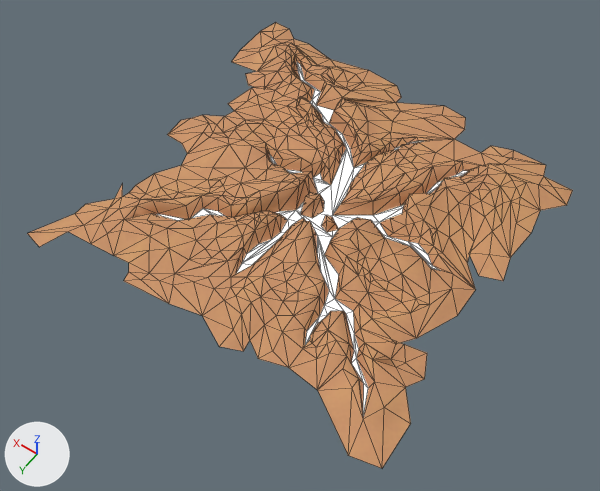
Renders of the glTF model startup/pkg/vaststars.resources/glb/terrain/ground-iron-ore.glb from each side of a commit.
Camera for both pictures: a 50 mm lens placed at (-53.2, 79.3, 108.6), pointed at (-2.2, 8.0, -3.5). The lights are fixed; the arrows at lower left show +X, +Y and +Z. Mesh edges are drawn as thin lines. Vertices at the same position are counted once.

Objects in the first picture: 'Plane', 'tie'.
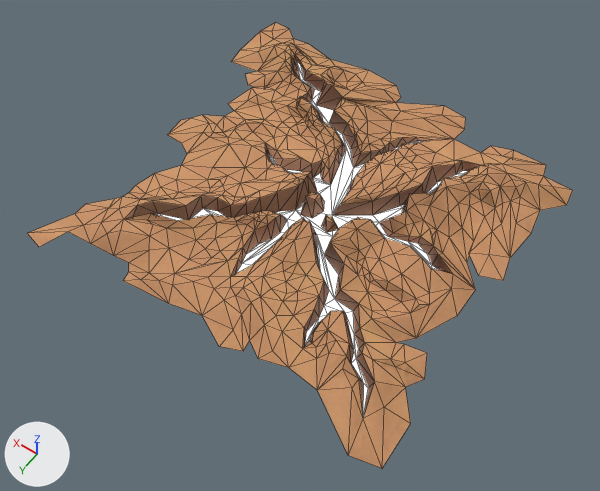
Location of each change, (x1, y1, x2, y2) in pixels of the pictures (600 x 491 px; the box of a moved part takes in the faces that stretch with it):
'Plane', surface changed, reshaped (orange to brown)
    both: (27, 23, 573, 468)
part 1 of me_plane, moved or reshaped
    both: (291, 55, 295, 70)
part 2 of me_plane, cut back
    both: (360, 319, 416, 360)
part 3 of me_plane, moved or reshaped
    both: (300, 195, 327, 231)
part 4 of me_plane, deleted
    before: (115, 183, 123, 199)
part 5 of me_plane, surface changed (orange to brown)
    both: (43, 23, 573, 466)

The change, as a list of edits to the scene's bpy script:
```text
Add img_iron_color:
    img_iron_color = load_image('iron_color', '_unpacked/iron_color', 512, 512, 'sRGB')
Add img_untitled:
    img_untitled = load_image('Untitled', '_unpacked/Untitled', 512, 512, 'Non-Color')
Change mat_material_004:
    remove n2 = _N.new('ShaderNodeMath'); n2.name = 'Math'
    remove n2.operation = 'SUBTRACT'
    remove n2.inputs[0].default_value = 1.0  # 'Value'
    remove n3 = _N.new('ShaderNodeMath'); n3.name = 'Math.001'
    remove n3.operation = 'LESS_THAN'
    where n4 = _N.new('ShaderNodeTexImage'); n4.name = 'Image Texture'
    n4.image: img_wavy_sand_albedo3 -> img_iron_color
    where n6 = _N.new('ShaderNodeTexImage'); n6.name = 'Image Texture.001'
    n6.image: img_wavy_sand_normal_ogl -> img_untitled
    where n0 = _N.new('ShaderNodeBsdfPrincipled'); n0.name = 'Principled BSDF'
    remove _L.new(n2.outputs[0], n0.inputs[4])  # 'Value' to 'Alpha'
    remove _L.new(n3.outputs[0], n2.inputs[1])  # 'Value' to 'Value'
    remove _L.new(n4.outputs[1], n3.inputs[0])  # 'Alpha' to 'Value'
Change me_plane:
    used by ob_plane; location = (0.0, 0.0, 0.0)
    verts and faces of me_plane; kept vertices keep their numbers, new ones are numbered from 738
    before: 8 (24.6, -27.8, 1.2) at pixel (294, 54), 21 (24.0, -25.8, 2.3) at pixel (291, 56), 22 (22.5, -23.7, 2.0) at pixel (291, 66), 550 (23.9, -26.6, 0.5) at pixel (294, 61), 551 (22.8, -24.8, 0.1) at pixel (293, 70)
    before: 562 (28.6, 20.3, -0.3) at pixel (114, 198), 563 (27.8, 19.2, -0.3) at pixel (122, 196), 580 (30.0, 16.8, -0.3) at pixel (122, 182)
    remove me_plane.from_pydata(...)  # 738 vertices, 1245 faces; spans x -36.0..35.9, y -35.5..36.2, z -0.3..5.1
    add me_plane.from_pydata(...)  # 734 vertices, 1234 faces; spans x -36.0..35.9, y -35.5..36.2, z -0.3..5.1
    me_plane part 1
    add delete_faces([(8, 21, 22), (22, 551, 550), (8, 22, 550)])
    add faces += [(21, 22, 551), (21, 551, 550), (8, 21, 550)]
    me_plane part 2
    4 vertices are removed from x -27.2..-25.9, y 16.5..21.6, z -0.3..3.2
    11 faces are deleted
    1 vertex is added at (-26.5, 16.7, -0.3)
    6 new faces join them
    me_plane part 3
    17 faces are deleted
    12 new faces join them
    me_plane part 4
    add delete_vertices([580])  # with the faces that use them
    me_plane part 5: 1213 kept faces spanning x -36.0..35.9, y -35.5..36.2, z -0.3..5.1 get new texture (UV) coordinates
```
